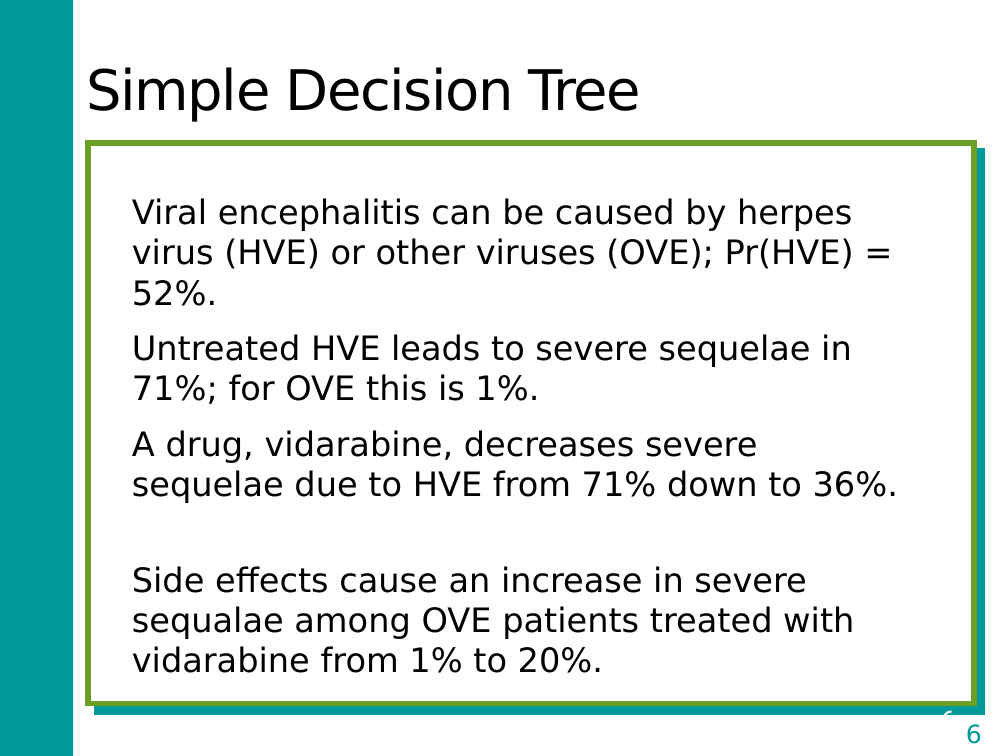
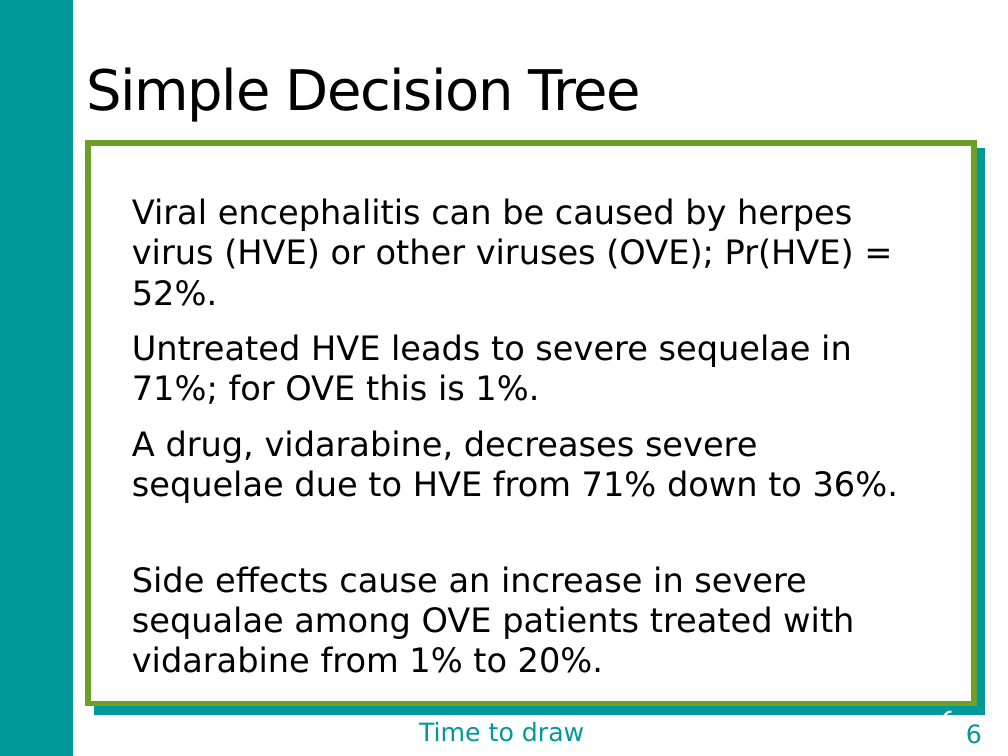
Before and after one commit to DARTH-git/Course-Modularization, a slide deck: slide 6 of static/Course_Modularization/Decision trees/Slides/DecisionTreeSlides_video.pptx. Drawn at 1008x756 pixels with LibreOffice and Linux fonts; fonts in the diff are those of the drawing. Boxes give left, top, right and bottom in pixels: in the first picture for what was removed or moved away, otherwise in the second. Text is boxed around its words. In the diff, an @@ line names an element or a change of style, - is before the commit and + after.

Commit message:
Add comp vector to Decision. trees

```diff
--- a/static/Course_Modularization/Decision trees/Slides/DecisionTreeSlides_video.pptx
+++ b/static/Course_Modularization/Decision trees/Slides/DecisionTreeSlides_video.pptx
@@ text added at (x1=419, y1=722, x2=584, y2=742), 18 pt, text #009999 @@
+Time to draw
```
Also in this commit, not shown: 7 other slides changed, 6 slides added, 5 slides removed, 21 other files.
